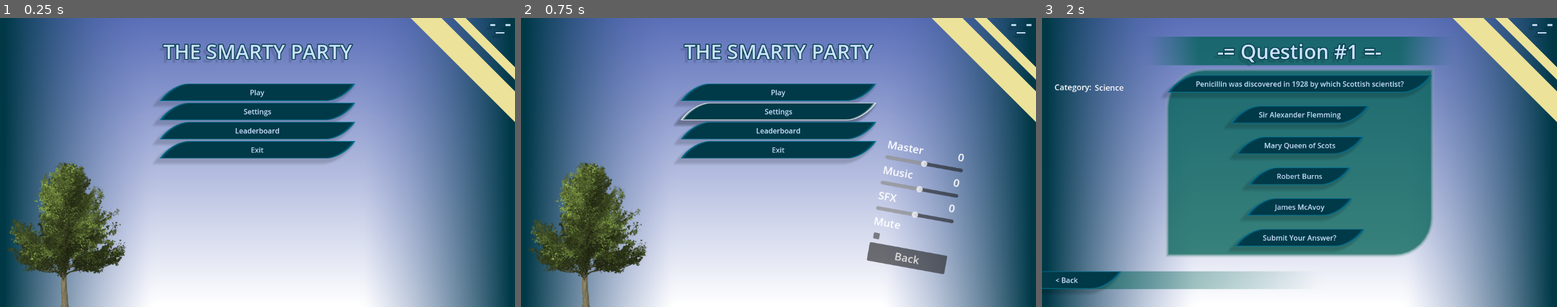
Above: before the commit, frames 1-3 (left to right).
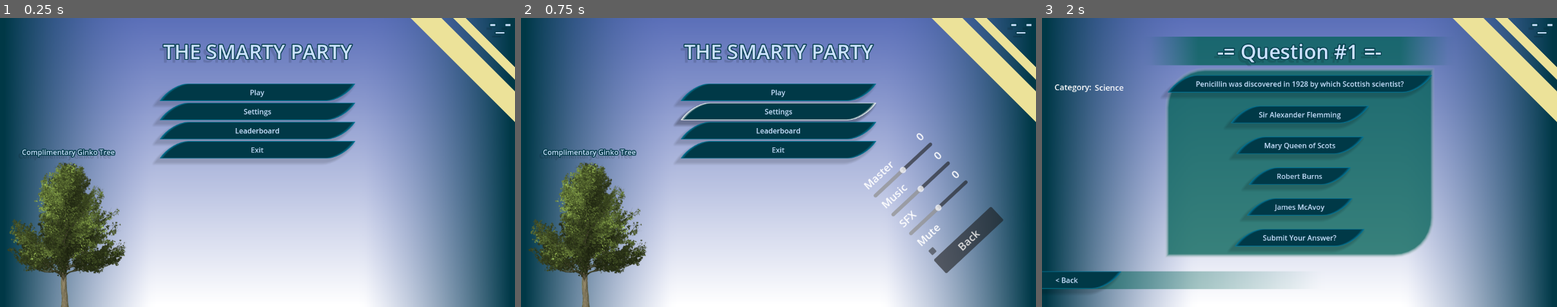
Above: after the commit, the same moments.

Repository: drigon573/The-Smarty-Party
Game: Godot game, scene res://Menus/MainMenu.tscn
The game is run twice, just before and just after one commit, with the same random seed, the same clock (stepped at 60 frames per second) and the same inputs.
Inputs:
- Up to frame 1 (0.25 s): no input
- Up to frame 2 (0.75 s): click "Settings" at 0.5 s
- Up to frame 3 (2 s): click "Play" at 1.25 s

The runs differ from the first frame. In frame 1, 0.3% of the frame differs, in the area x 4-23%, y 45-49%; in frame 2, 3.9%, in the area x 4-94%, y 39-89%; in frame 3, nothing differs.

Commit message:
added ginko tree label

Diff:
--- a/Menus/MainMenu.tscn
+++ b/Menus/MainMenu.tscn
@@ -40,6 +40,13 @@
 shadow_color = Color(0, 0, 0, 0.117647)
 shadow_offset = Vector2(-8, 8)
 
+[sub_resource type="LabelSettings" id="LabelSettings_npr67"]
+font_color = Color(0.796078, 0.886275, 1, 1)
+outline_size = 8
+outline_color = Color(0, 0.223529, 0.278431, 1)
+shadow_color = Color(0, 0, 0, 0.117647)
+shadow_offset = Vector2(-8, 8)
+
 [sub_resource type="Gradient" id="Gradient_uh4if"]
 offsets = PackedFloat32Array(0, 0.545455)
 colors = PackedColorArray(0, 0.376471, 0.329412, 0.752941, 0, 0.376471, 0.329412, 0)
@@ -163,6 +170,22 @@
 horizontal_alignment = 1
 vertical_alignment = 1
 metadata/_edit_lock_ = true
+
+[node name="TreeLabel" type="Label" parent="Main Menu"]
+layout_mode = 1
+anchors_preset = 5
+anchor_left = 0.5
+anchor_right = 0.5
+offset_left = -527.0
+offset_top = 289.0
+offset_right = -319.0
+offset_bottom = 312.0
+grow_horizontal = 2
+theme_override_font_sizes/font_size = 6
+text = "Complimentary Ginko Tree"
+label_settings = SubResource("LabelSettings_npr67")
+horizontal_alignment = 1
+vertical_alignment = 1
 
 [node name="VBoxContainer" type="VBoxContainer" parent="Main Menu"]
 layout_mode = 1
--- a/Menus/main_menu.gd
+++ b/Menus/main_menu.gd
@@ -523,13 +523,15 @@
 func _on_settings_pressed() -> void:
 	#rotatino was set to 10.3
 	settings.visible = true
-	while(settings.visible == true):
-		await get_tree().create_timer(1).timeout
-		#continuously rotate
-		#$Settings.rotation += .5
-		#randomly change rotation
-		var rotation = randf_range(0, 359)
-		$Settings.rotation = rotation
+	var rotation = randf_range(0, 359)
+	$Settings.rotation = rotation
+	#while(settings.visible == true):
+		#await get_tree().create_timer(1).timeout
+		##continuously rotate
+		##$Settings.rotation += .5
+		##randomly change rotation
+		#var rotation = randf_range(0, 359)
+		#$Settings.rotation = rotation
 
 
 func _on_leaderboard_pressed() -> void:
Not shown: 1 places in Menus/MainMenu.tscn that only renumber resources
Not shown, added: export_presets.cfg
